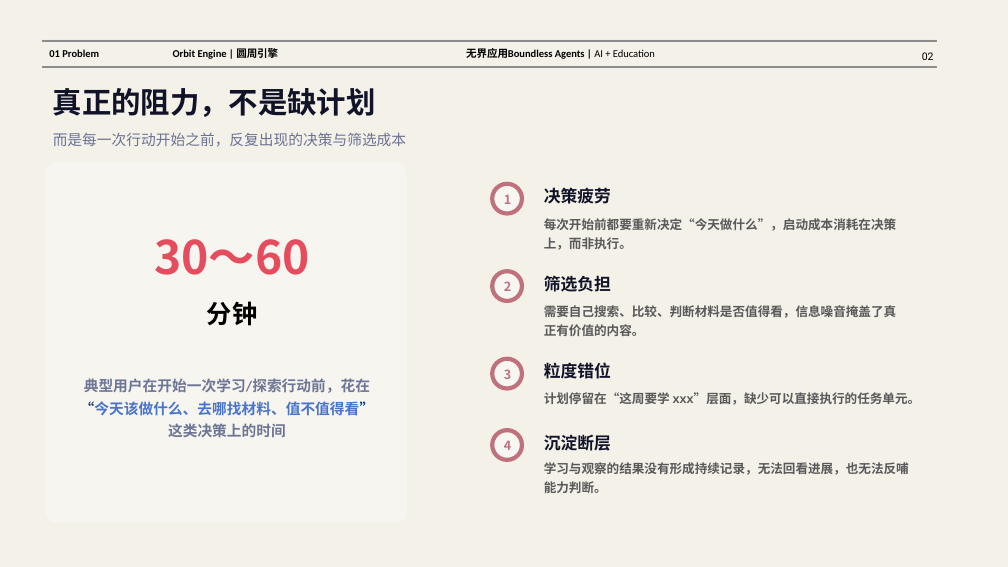
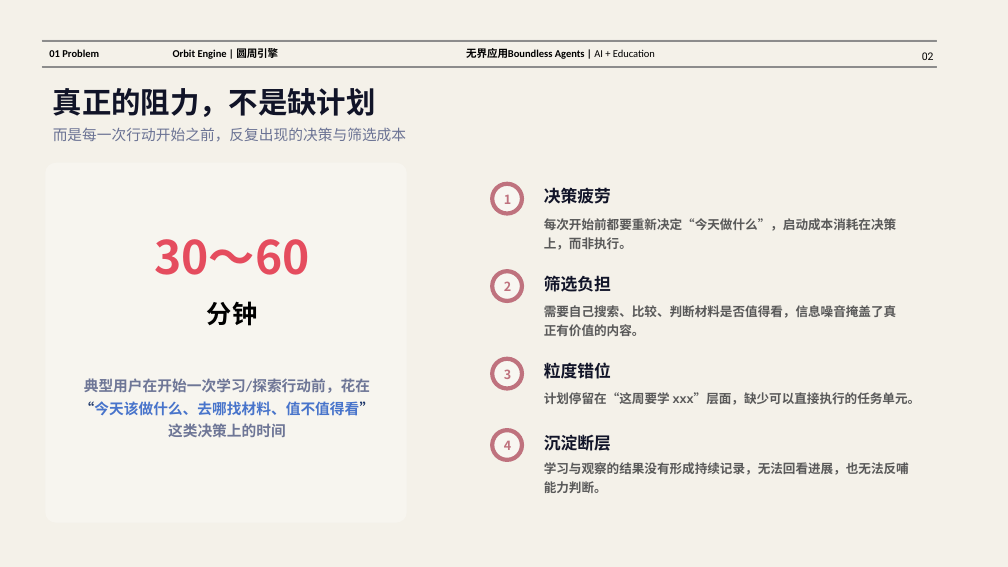
Before and after one commit to understand-hani/Orbit-Engine, a slide deck: slide 2 of ppt/圆周引擎OrbitEngine.pptx. Drawn at 1008x567 pixels with LibreOffice and Linux fonts; fonts in the diff are those of the drawing; grey boxes stand for pictures; background and template pictures are left out. Boxes give left, top, right and bottom in pixels: in the first picture for what was removed or moved away, otherwise in the second. Text is boxed around its words. In the diff, an @@ line names an element or a change of style, - is before the commit and + after.

```diff
--- a/ppt/圆周引擎OrbitEngine.pptx
+++ b/ppt/圆周引擎OrbitEngine.pptx
@@ text "而是每一次行动开始之前，反复出现的决策与筛选成本": place and size @@
-text "而是每一次行动开始之前，反复出现的决策与筛选成本" at bbox=[53, 132, 406, 147]
+text "而是每一次行动开始之前，反复出现的决策与筛选成本" at bbox=[53, 127, 406, 142]
```
Also in this commit, not shown: 4 slides added, 1 slide removed, 5 other files.
